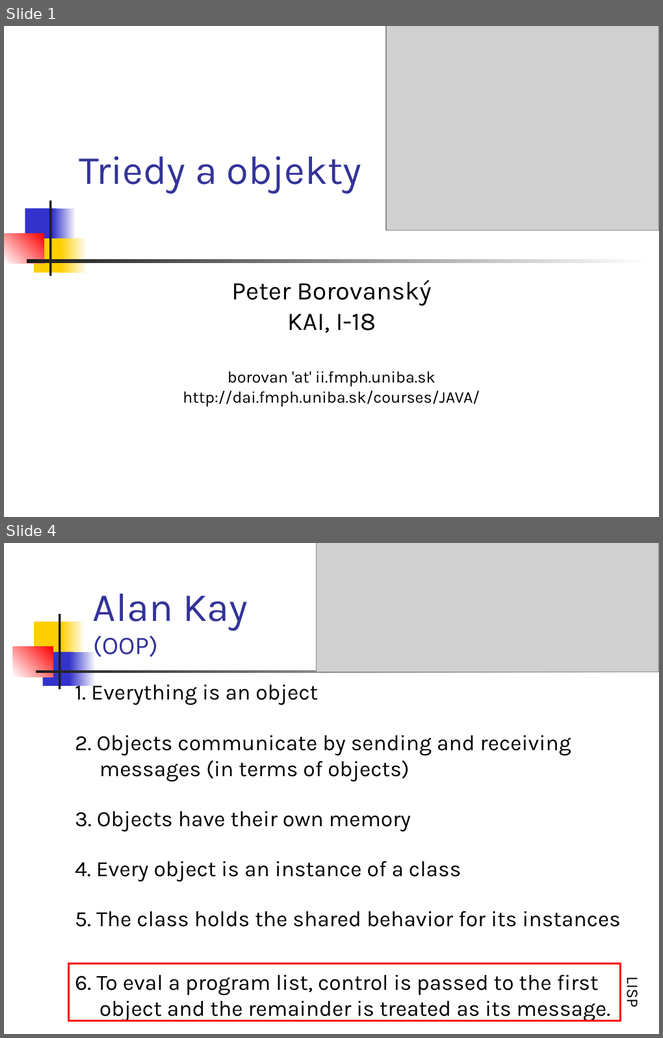
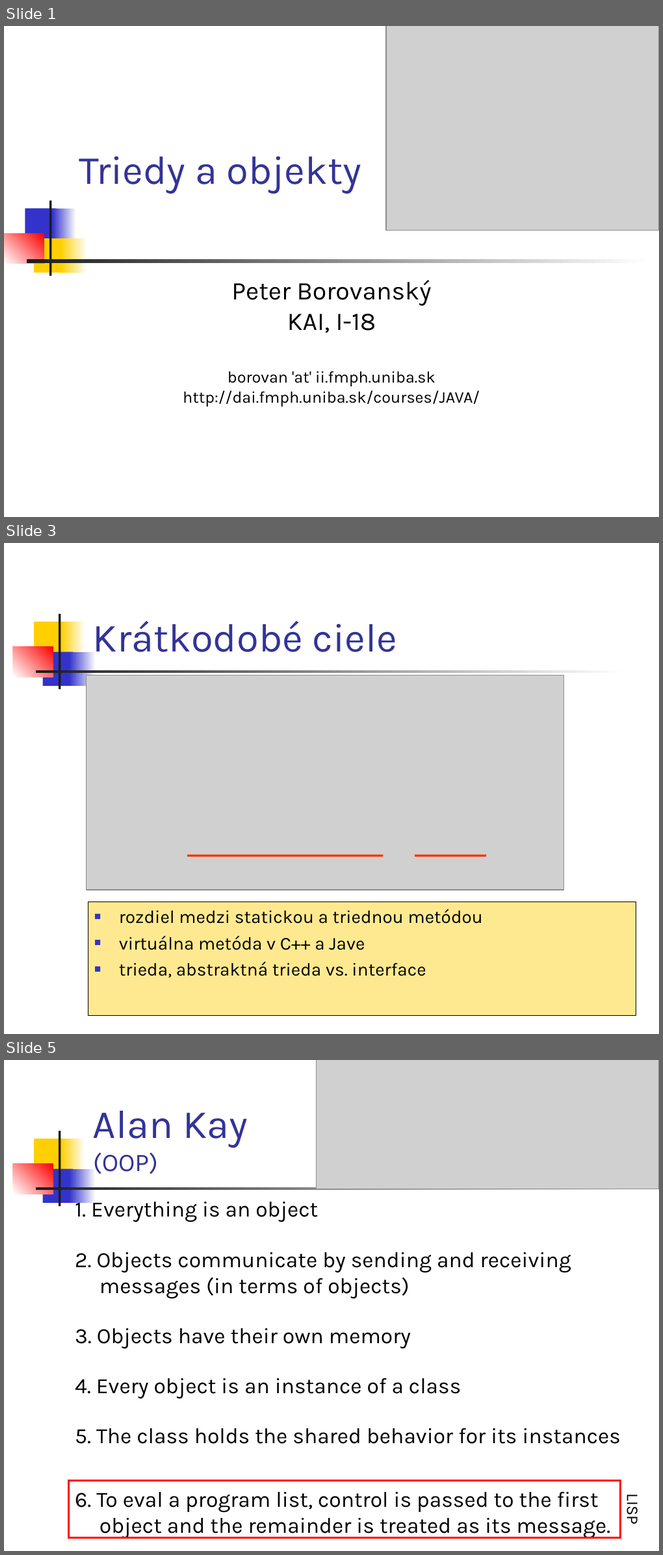
Before and after one commit to Programovanie4/Prednasky, a slide deck: 03/03_java.ppt. Shown one above the other, each under a label of ours: slides 1 and 4 before the commit, slides 1, 3 and 5 after it; the slides between them are not shown. The pictures are 663x1038 and 663x1555 pixels, drawn with LibreOffice and Linux fonts; fonts in the diff are those of the drawing; grey boxes stand for pictures. Boxes give left, top, right and bottom in pixels: in the first picture for what was removed or moved away, otherwise in the second. Text is boxed around its words. In the diff, an @@ line names an element or a change of style, - is before the commit and + after.

```diff
--- a/03/03_java.ppt
+++ b/03/03_java.ppt
@@ slide 3 added at (4, 543, 659, 1034), background #FFFFFF; not listed: 7 template elements that a slide beside it also shows @@
@@ title added at (93, 621, 398, 652), 44 pt, text #333399 @@
+Krátkodobé ciele
@@ picture added at (87, 676, 564, 890) @@
@@ line added from (187, 856) to (384, 856), #FF3300 2.24 pt @@
@@ line added from (415, 856) to (486, 856), #FF3300 2.24 pt @@
@@ rectangle added at (88, 902, 636, 1016), fill #FFE990, outline #000000 0.74 pt, 20 pt, text #000000 @@
+■ rozdiel medzi statickou a triednou metódou
+■ virtuálna metóda v C++ a Jave
+■ trieda, abstraktná trieda vs. interface
@@ what was slide 4 is now slide 5 @@
```
Also in this commit, not shown: 6 slides changed, 3 other slides added, 1 other file.
